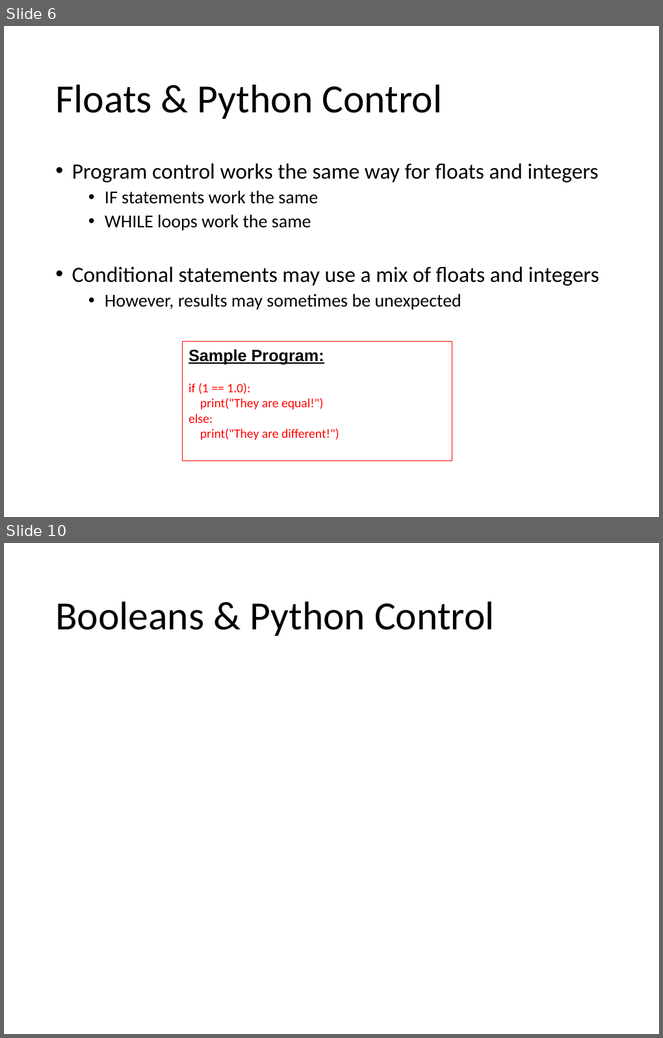
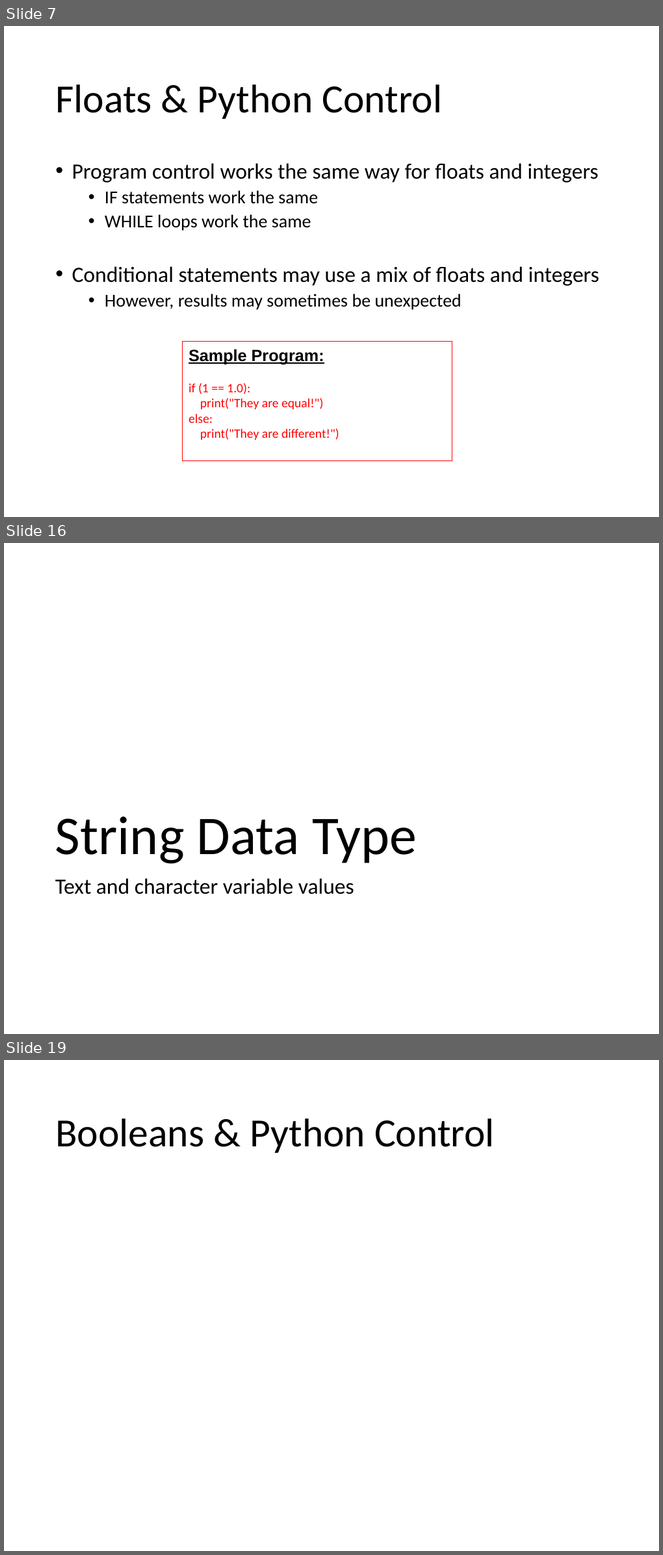
Before and after one commit to Greg5519/ICS3C0, a slide deck: Topic B Programming Skills/B.4 Lesson - Python More Variables.pptx. Shown one above the other, each under a label of ours: slides 6 and 10 before the commit, slides 7, 16 and 19 after it; the slides between them are not shown. The pictures are 663x1038 and 663x1555 pixels, drawn with LibreOffice and Linux fonts; fonts in the diff are those of the drawing. Boxes give left, top, right and bottom in pixels: in the first picture for what was removed or moved away, otherwise in the second. Text is boxed around its words. In the diff, an @@ line names an element or a change of style, - is before the commit and + after.

```diff
--- a/Topic B Programming Skills/B.4 Lesson - Python More Variables.pptx
+++ b/Topic B Programming Skills/B.4 Lesson - Python More Variables.pptx
@@ slide 16 added at (4, 543, 659, 1034), background #FFFFFF @@
@@ title added at (55, 817, 417, 864), 60 pt, text #000000 @@
+String Data Type
@@ text added at (55, 878, 354, 895), 24 pt, text #000000 @@
+Text and character variable values
@@ what was slide 6 is now slide 7 @@
@@ what was slide 10 is now slide 19 @@
```
Also in this commit, not shown: 2 slides changed, 8 other slides added, 1 slide removed, 3 other files.
